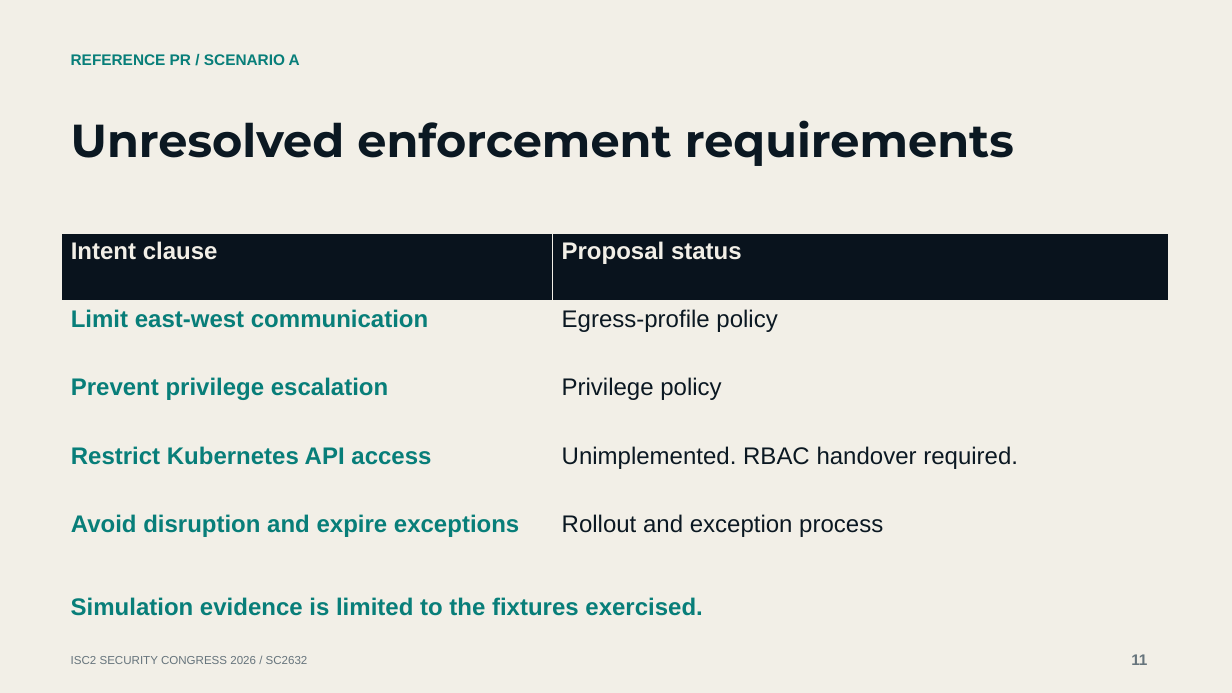
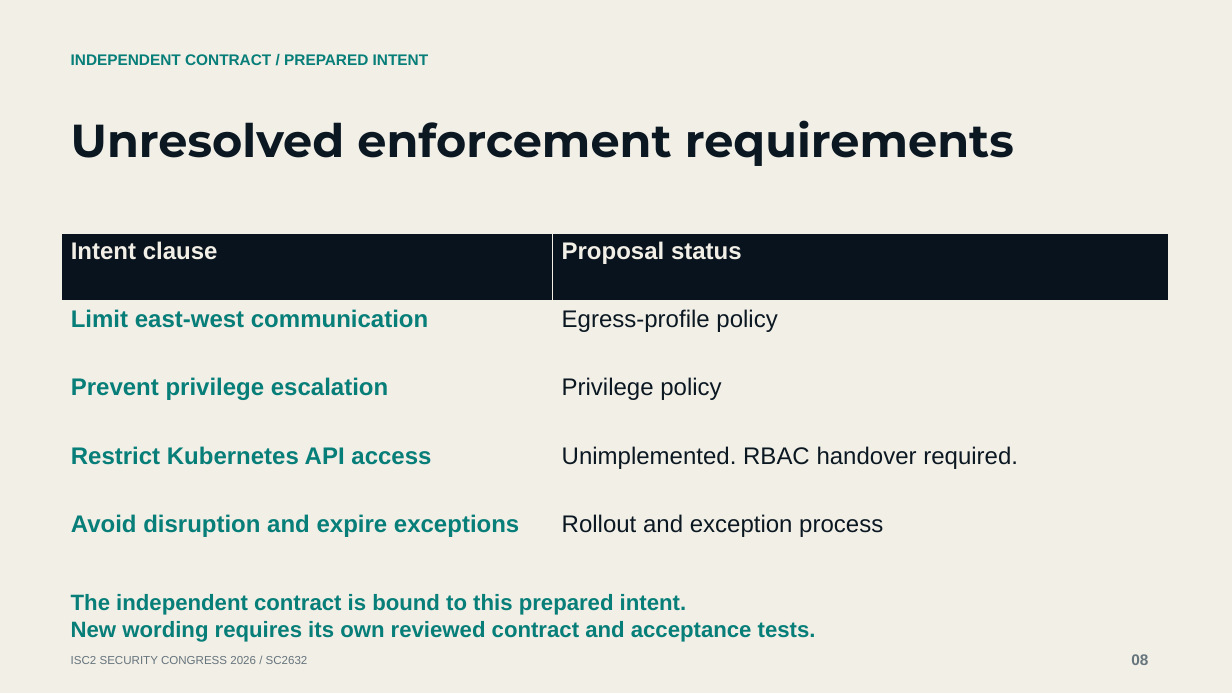
Before and after one commit to mgunjan/sc2632-tabletop, a slide deck: slide 8 of submission/2026-10-13/SC2632-session-four-cases.pptx (slide 11 before the commit). Drawn at 1232x693 pixels with LibreOffice and Linux fonts; fonts in the diff are those of the drawing. Boxes give left, top, right and bottom in pixels: in the first picture for what was removed or moved away, otherwise in the second. Text is boxed around its words. In the diff, an @@ line names an element or a change of style, - is before the commit and + after.

Commit message:
Explain implementation and trust boundaries before case selection

```diff
--- a/submission/2026-10-13/SC2632-session-four-cases.pptx
+++ b/submission/2026-10-13/SC2632-session-four-cases.pptx
@@ text at (71, 54, 429, 65): text changed @@
-REFERENCE PR / SCENARIO A
+INDEPENDENT CONTRACT / PREPARED INTENT
@@ text at (71, 594, 816, 642): text changed; size 18.8 to 17.2 pt @@
-Simulation evidence is limited to the fixtures exercised.
+The independent contract is bound to this prepared intent.
+New wording requires its own reviewed contract and acceptance tests.
@@ text at (1131, 654, 1148, 665): text changed @@
-11
+08
```
Also in this commit, not shown: 28 other slides changed, 4 slides added, 3 slides removed, 13 other files.
